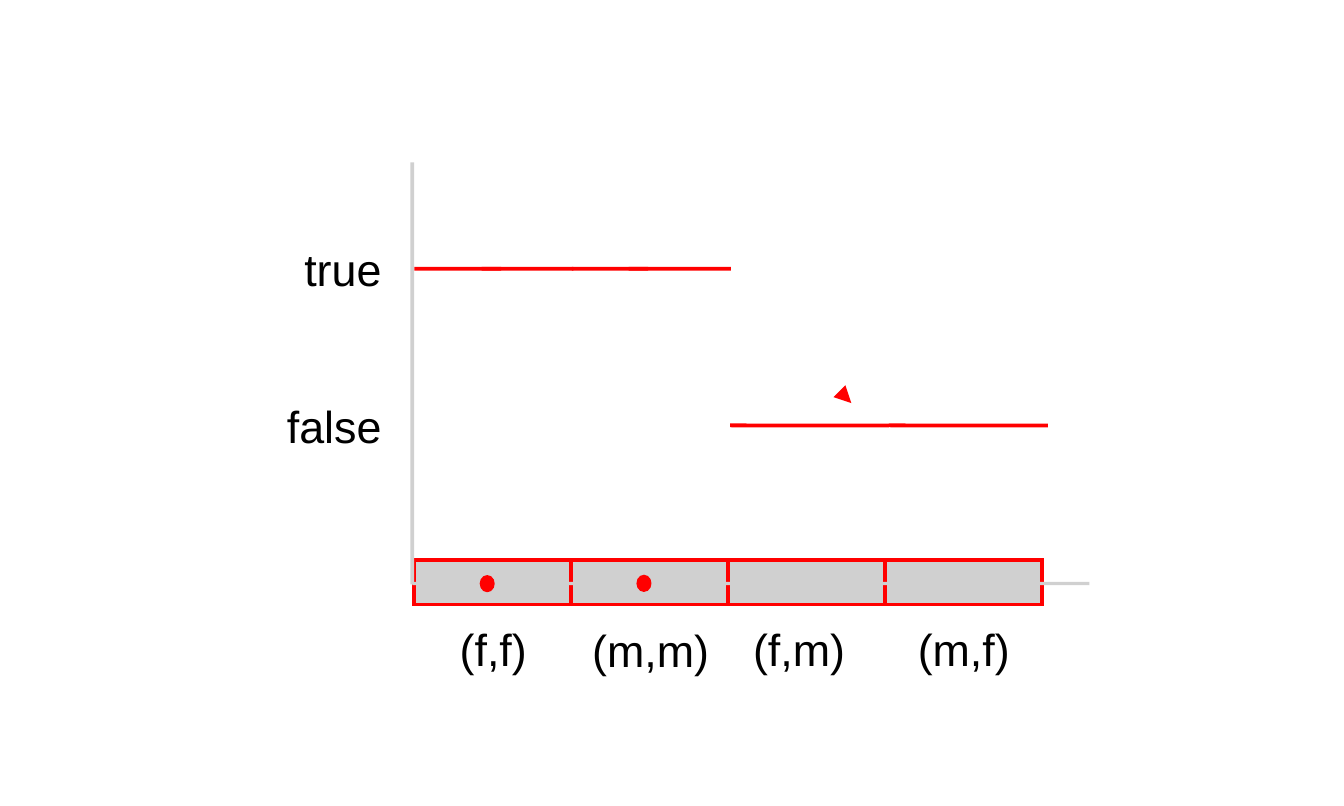
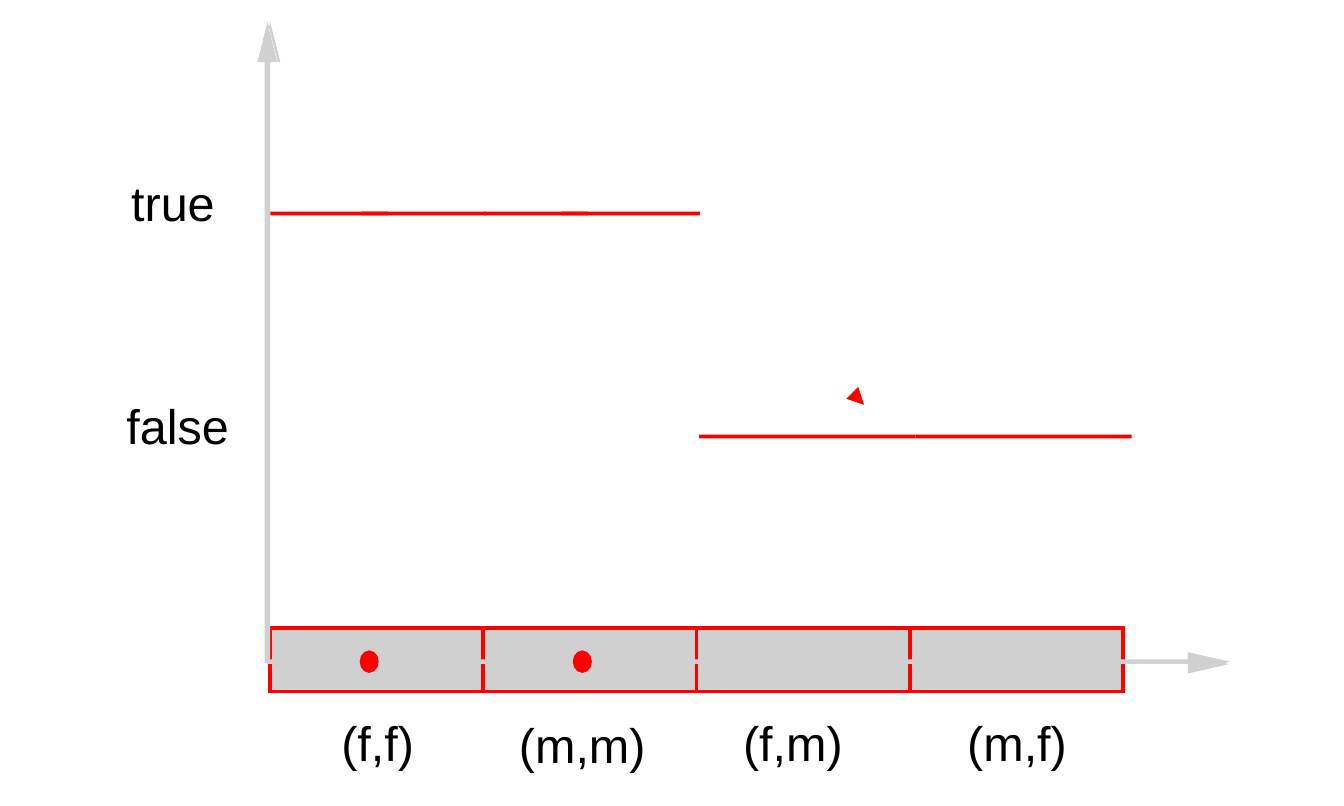
Before and after one commit to GaloisInc/ESCJava2, a slide deck: slide 23 of ESCTools/slides/CAV2007Tutorial/new-diagrams.ppt (slide 22 before the commit). Drawn at 1344x806 pixels with LibreOffice and Linux fonts; fonts in the diff are those of the drawing; grey boxes stand for pictures; background and template pictures are left out. Boxes give left, top, right and bottom in pixels: in the first picture for what was removed or moved away, otherwise in the second. Text is boxed around its words. In the diff, an @@ line names an element or a change of style, - is before the commit and + after.

```diff
--- a/ESCTools/slides/CAV2007Tutorial/new-diagrams.ppt
+++ b/ESCTools/slides/CAV2007Tutorial/new-diagrams.ppt
@@ picture: place and size @@
-picture at box(410, 163, 414, 585)
+picture at box(265, 62, 270, 663)
@@ size 24 to 26 pt in 6 elements at box(126, 409, 228, 445), box(743, 726, 843, 771), box(967, 726, 1067, 771), box(519, 728, 646, 772), box(341, 726, 414, 771), box(131, 189, 215, 222) @@
@@ text "true": place and size @@
-text "true" at box(304, 257, 381, 287)
+text "true" at box(131, 189, 215, 222)
@@ line moved from (414, 269) - (574, 269) to (270, 214) - (487, 214) @@
@@ line moved from (481, 269) - (501, 269) to (362, 214) - (388, 214) @@
@@ line moved from (573, 269) - (731, 269) to (484, 214) - (700, 214) @@
@@ line moved from (629, 269) - (648, 269) to (562, 214) - (587, 214) @@
@@ text "false": place and size @@
-text "false" at box(287, 410, 382, 444)
+text "false" at box(126, 409, 228, 445)
@@ arrow moved from (851, 403) - (851, 403) to (864, 405) - (864, 405) @@
@@ line moved from (730, 426) - (888, 426) to (699, 437) - (915, 437) @@
@@ line moved from (888, 426) - (1048, 426) to (915, 437) - (1132, 437) @@
@@ picture: place and size @@
-picture at box(414, 560, 571, 605)
+picture at box(270, 628, 484, 691)
@@ picture: place and size @@
-picture at box(571, 560, 728, 605)
+picture at box(484, 628, 698, 691)
@@ picture: place and size @@
-picture at box(728, 560, 886, 605)
+picture at box(696, 628, 910, 691)
@@ picture: place and size @@
-picture at box(886, 560, 1043, 605)
+picture at box(910, 628, 1124, 691)
@@ ellipse: place and size @@
-ellipse at box(481, 578, 492, 591)
+ellipse at box(362, 653, 376, 672)
@@ ellipse: place and size @@
-ellipse at box(638, 577, 649, 590)
+ellipse at box(575, 653, 590, 672)
@@ group added at box(258, 23, 1230, 675): 4 pictures @@
@@ picture: place and size @@
-picture at box(413, 582, 1090, 585)
+picture at box(267, 660, 1188, 664)
@@ text "(f,f)": place and size @@
-text "(f,f)" at box(460, 633, 527, 675)
+text "(f,f)" at box(341, 726, 414, 771)
@@ text "(m,m)": place and size @@
-text "(m,m)" at box(592, 634, 709, 676)
+text "(m,m)" at box(519, 728, 646, 772)
@@ text "(f,m)": place and size @@
-text "(f,m)" at box(753, 633, 845, 675)
+text "(f,m)" at box(743, 726, 843, 771)
@@ text "(m,f)": place and size @@
-text "(m,f)" at box(918, 633, 1010, 675)
+text "(m,f)" at box(967, 726, 1067, 771)
```
Also in this commit, not shown: 14 other slides changed, 3 slides added, 1 slide removed, 39 other files.
